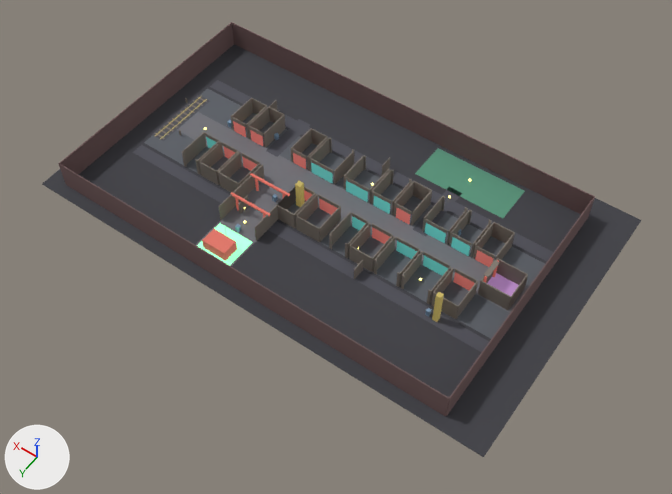
The glTF model prop_level_yata2.glb, before and after one commit.
Rendered twice from a 50 mm camera at (-106.0, 289.0, 411.0) aimed at (85.0, 23.0, -8.0). Every picture has the same lights, and +X, +Y and +Z are marked at lower left. The first picture is the older version. Vertices at exactly the same position are counted once.

In view in the first picture: 'level_yata2'.
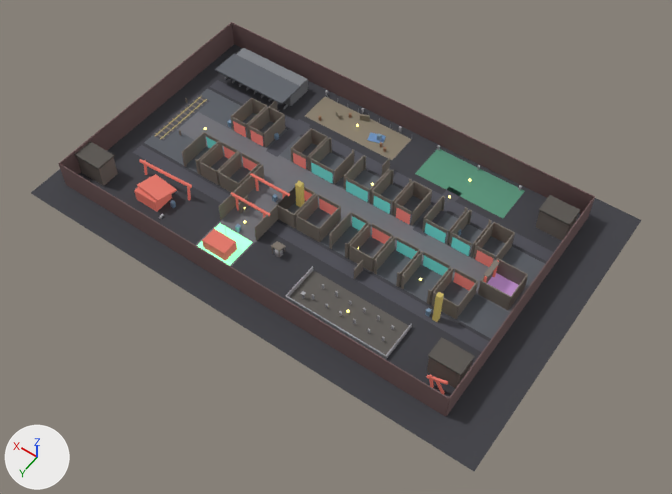
Edits to the bpy script that builds the scene:
```text
Change me_立方体:
    remove me_立方体.from_pydata(...)  # 9544 vertices, 17650 faces; spans x -50.0..250.0, y -90.0..90.0, z 0.0..22.0
    add me_立方体.from_pydata(...)  # 12968 vertices, 24034 faces; spans x -50.0..250.0, y -90.0..99.0, z -1.0..22.0
    me_立方体 part 1: the loose piece of 8 vertices spanning x -20.0..224.0, y 32.0..40.0, z 0.0 is copied, and the copy is scaled about its middle by (1.23, 9.75, 1), then moved by (-2.0, 24.0, 0.0), in mat_ground (dark grey #3f3f45); it spans x -50.0..250.0, y 21.0..99.0, z 0.0
    me_立方体 part 2: the loose piece of 8 vertices spanning x -20.0..224.0, y -40.0..-32.0, z 0.0 is copied, and the copy is scaled about its middle by (1.23, 8, 1), then moved by (-2.0, -22.0, 0.0), in mat_ground (dark grey #3f3f45); it spans x -50.0..250.0, y -90.0..-26.0, z 0.0
    me_立方体 part 3: the loose piece of 8 vertices spanning x -20.0..224.0, y 32.0..40.0, z 0.0 is copied, and the copy is scaled about its middle by (0.0246, 0.717, 9.55), then moved by (2.0, 14.0, 7.0), in mat_wall (grey #81796f); it spans x 101.0..107.0, y 47.0..53.0, z 6.0..8.0
    me_立方体 part 4: a new loose piece, a box spanning x 180.0..196.0, y 53.5..66.5, z 0.0..8.0, in mat_verm (red #c46559, glowing red #814038)
    me_立方体 part 5: the loose piece of 8 vertices spanning x 190.0..191.0, y 30.0, z 0.0..12.0 is copied, and the copy is scaled about its middle by (25.3, 2.32, 0.116), then moved by (-2.0, 18.0, 5.0), in mat_verm (red #c46559, glowing red #814038); it spans x 169.0..207.0, y 46.0..50.0, z 10.0..12.0
    me_立方体 part 6: the loose piece of 8 vertices spanning x 8.0..12.0, y 34.0..38.0, z 0.0..22.0 is copied, and the copy is turned 28.6 degrees about the y axis through its middle and scaled by 0.453, then moved by (-24.0, 36.0, -6.0), in mat_verm (red #c46559, glowing red #814038); it spans x -17.0..-11.0, y 71.0..73.0, z 0.0..9.0
    me_立方体 part 7: the loose piece of 8 vertices spanning x 60.0, y 32.0..40.0, z 0.0..9.0 is copied, and the copy is scaled about its middle by (107, 3, 0.00667), then moved by (-10.0, 24.0, -4.0), in mat_gravef (dark grey #615d59); it spans x 18.0..82.0, y 48.0..72.0, z 0.0
    me_立方体 part 8: a new loose piece, a box spanning x 17.7..18.3, y 48.0..72.0, z 0.0..3.2, in mat_stone (grey #aaaaaf)
    me_立方体 part 9: a new loose piece, a box spanning x 81.7..82.3, y 48.0..72.0, z 0.0..3.2, in mat_stone (grey #aaaaaf)
    me_立方体 part 10: a new loose piece, a box spanning x 18.0..82.0, y 71.7..72.3, z 0.0..3.2, in mat_stone (grey #aaaaaf)
    me_立方体 part 11: 6 vertices moved within x 84.0..161.0, y -30.0, z 0.0..12.0; 1540 vertices added at x -20.0..224.0, y -71.0..10.0, z 0.0..11.0
    me_立方体 part 12: 6 vertices moved within x 108.0..179.0, y 30.0, z 0.0..12.0; 1484 vertices added at x -22.0..238.0, y 48.0..77.0, z 0.0..16.0
    me_立方体 part 13: 136 vertices added at x -22.0..47.0, y -71.0..-50.0, z 0.0..16.0
    other edits to the shape of me_立方体 do not show in these pictures
    add me_立方体.materials.append(mat_gravef)  # dark grey #615d59
    add me_立方体.materials.append(mat_stone)  # grey #aaaaaf
    add me_立方体.materials.append(mat_water)  # dark blue #27303f
    add me_立方体.materials.append(mat_debris)  # brown #8b816f
    add me_立方体.materials.append(mat_bluesheet)  # blue #6f95c4
    add me_立方体.materials.append(mat_drum)  # brown #9e7659
    add me_立方体.materials.append(mat_ware)  # grey #818489
    add me_立方体.materials.append(mat_warer)  # dark grey #61656c
    add me_立方体.materials.append(mat_house)  # grey #7e766f
    add me_立方体.materials.append(mat_roofh)  # dark grey #595550
    add me_立方体.materials.append(mat_roofh_001)  # dark grey #595550
    add me_立方体.materials.append(mat_roofh_002)  # dark grey #595550
```

Pixel boxes [x1, y1, x2, y2] of what changed, in the pictures (672 x 494 px):
'level_yata2', reshaped
    before: [42, 22, 641, 457]
    after: [31, 22, 641, 471]
part 1 of me_立方体, added
    after: [31, 125, 551, 471]
part 2 of me_立方体, added
    after: [187, 44, 641, 295]
part 3 of me_立方体, added
    after: [271, 242, 286, 251]
part 4 of me_立方体, added
    after: [134, 177, 172, 211]
part 5 of me_立方体, added
    after: [139, 159, 192, 188]
part 6 of me_立方体, added
    after: [435, 381, 445, 394]
part 7 of me_立方体, added
    after: [289, 270, 409, 355]
part 8 of me_立方体, added
    after: [386, 324, 412, 359]
part 9 of me_立方体, added
    after: [286, 266, 313, 297]
part 10 of me_立方体, added
    after: [286, 296, 386, 359]
part 11 of me_立方体, built on
    before: [264, 115, 390, 203]
    after: [144, 48, 545, 339]
part 12 of me_立方体, built on
    before: [197, 141, 316, 228]
    after: [75, 141, 475, 389]
part 13 of me_立方体, added
    after: [477, 165, 580, 240]
